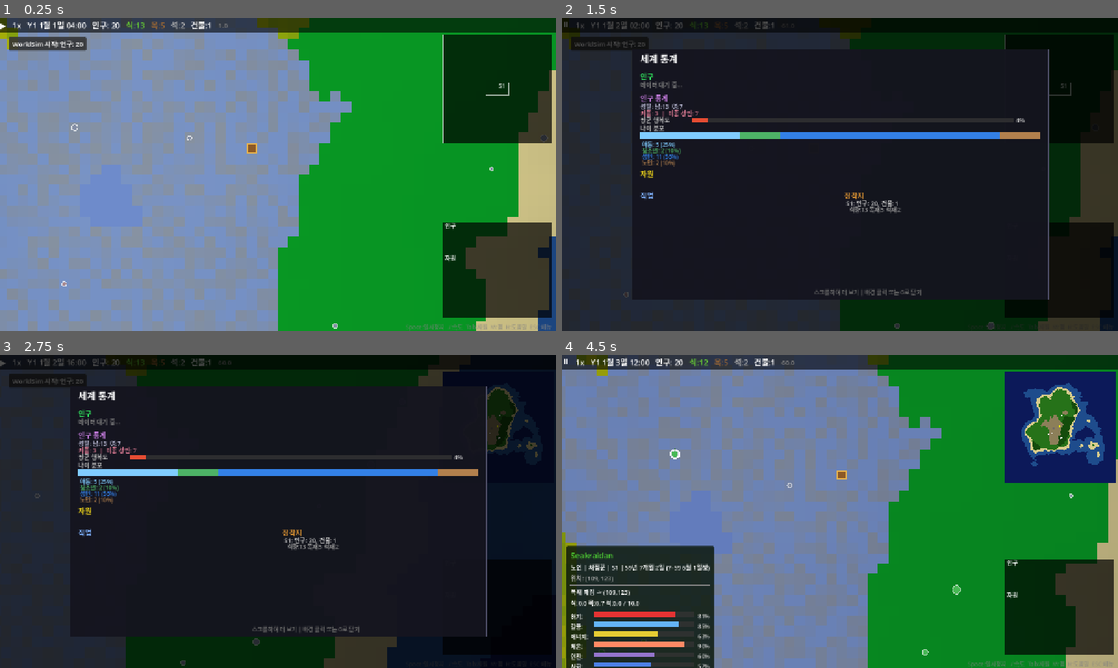
Above: before the commit, frames 1-4 (two rows, left to right).
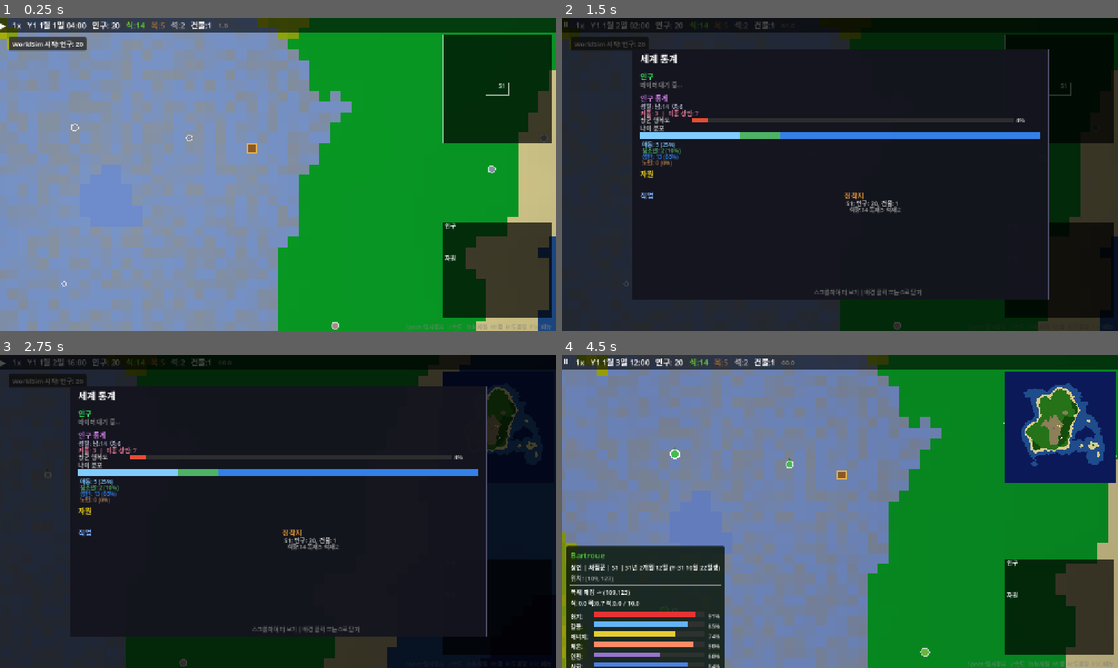
Above: after the commit, the same moments.

Repository: hyunlord/new-world
Game: Godot game, scene res://scenes/main/main.tscn
The game is run twice, just before and just after one commit, with the same random seed, the same clock (stepped at 60 frames per second) and the same inputs.
Inputs (mouse positions are in pixels of both pictures, inside the frame that each line leads up to):
- Up to frame 1 (0.25 s): no input
- Up to frame 2 (1.5 s): tap Enter at 0.5 s; drag from (1056, 89) to (895, 105) at 0.52 s; drag from (1056, 271) to (812, 237) at 1.27 s
- Up to frame 3 (2.75 s): tap Space at 2 s; move the mouse to (278, 511) at 2.02 s; hold D from 2.03 s (still down); tap 0 at 2.1 s; click (278, 511) at 2.17 s
- Up to frame 4 (4.5 s): release D at 2.75 s; drag from (812, 574) to (673, 464) at 2.77 s; tap Enter at 3.5 s; move the mouse to (1006, 558) at 3.52 s; hold A 3.53-4.25 s; tap G at 3.6 s; tap Space at 3.77 s; drag from (673, 464) to (756, 433) at 4.27 s

The runs differ from the first frame. In frame 1, less than 0.1% of the frame differs, in the area x 11-90%, y 1-100%; in frame 2, 0.3%; in frame 3, 0.3%; in frame 4, 1.6%, in the area x 1-100%, y 1-100%.

Commit message:
fix(values): fix HEXACO_SEED_MAP key mismatch + simplify initialize_values — T-VBug13
Root cause: all HEXACO_SEED_MAP facet keys missing axis prefix (e.g. "fairness"
vs "H_fairness") causing .get() fallback to 0.5 → hs≈0 → values stuck near 0.

T-VBug13a (value_defs.gd):
- Fix all 24 facet keys with correct HEXACO axis prefixes (H_/E_/X_/A_/C_/O_)
- "aesthetic_appreciation" → "O_aesthetic"

T-VBug13b (value_system.gd):
- Add _randfn_static() Box-Muller normal distribution helper
- Simplify initialize_values() to 3-term: hs×0.40 + noise×0.40 + culture×0.20
- Expected: std≈0.37, ±0.50 strong beliefs 18%, ±0.70 extreme 5%

Co-Authored-By: Claude Sonnet 4.6 <noreply@anthropic.com>

Diff:
--- a/scripts/core/value_defs.gd
+++ b/scripts/core/value_defs.gd
@@ -18,39 +18,39 @@
 ## [GPT 수치 설계 2025] facet 0~1 → z = 2*(f-0.5) → -1~+1
 ## 음수 weight = "해당 facet이 높으면 이 가치관이 낮아짐"
 const HEXACO_SEED_MAP: Dictionary = {
-	&"LAW":            { "fairness": 0.35, "prudence": 0.25, "organization": 0.20, "sincerity": 0.20 },
-	&"LOYALTY":        { "sentimentality": 0.30, "dependence": 0.25, "sincerity": 0.25, "forgivingness": 0.20 },
-	&"FAMILY":         { "sentimentality": 0.40, "dependence": 0.25, "sincerity": 0.20, "patience": 0.15 },
-	&"FRIENDSHIP":     { "sociability": 0.30, "sentimentality": 0.25, "sincerity": 0.25, "forgivingness": 0.20 },
-	&"POWER":          { "social_boldness": 0.30, "modesty": -0.35, "greed_avoidance": -0.25, "social_self_esteem": 0.10 },
-	&"TRUTH":          { "sincerity": 0.35, "fairness": 0.30, "greed_avoidance": 0.20, "prudence": 0.15 },
-	&"CUNNING":        { "sincerity": -0.30, "unconventionality": 0.25, "creativity": 0.25, "social_boldness": 0.20 },
-	&"ELOQUENCE":      { "social_boldness": 0.30, "social_self_esteem": 0.25, "sociability": 0.25, "creativity": 0.20 },
-	&"FAIRNESS":       { "fairness": 0.40, "sincerity": 0.25, "greed_avoidance": 0.20, "patience": 0.15 },
-	&"DECORUM":        { "modesty": 0.30, "patience": 0.25, "gentleness": 0.25, "prudence": 0.20 },
-	&"TRADITION":      { "prudence": 0.30, "unconventionality": -0.35, "modesty": 0.20, "patience": 0.15 },
-	&"ARTWORK":        { "aesthetic_appreciation": 0.50, "creativity": 0.30, "unconventionality": 0.20 },
-	&"COOPERATION":    { "flexibility": 0.30, "gentleness": 0.25, "patience": 0.25, "forgivingness": 0.20 },
-	&"INDEPENDENCE":   { "dependence": -0.35, "social_self_esteem": 0.25, "social_boldness": 0.20, "unconventionality": 0.20 },
-	&"STOICISM":       { "anxiety": -0.25, "fearfulness": -0.25, "sentimentality": -0.25, "patience": 0.25 },
-	&"INTROSPECTION":  { "inquisitiveness": 0.30, "aesthetic_appreciation": 0.25, "creativity": 0.25, "prudence": 0.20 },
-	&"SELF_CONTROL":   { "prudence": 0.35, "perfectionism": 0.25, "organization": 0.20, "patience": 0.20 },
-	&"TRANQUILITY":    { "anxiety": -0.30, "fearfulness": -0.20, "patience": 0.30, "gentleness": 0.20 },
-	&"HARMONY":        { "forgivingness": 0.25, "flexibility": 0.25, "gentleness": 0.25, "patience": 0.25 },
-	&"MERRIMENT":      { "liveliness": 0.40, "sociability": 0.25, "social_self_esteem": 0.20, "creativity": 0.15 },
-	&"CRAFTSMANSHIP":  { "perfectionism": 0.35, "diligence": 0.30, "aesthetic_appreciation": 0.20, "organization": 0.15 },
-	&"MARTIAL_PROWESS":{ "social_boldness": 0.30, "fearfulness": -0.30, "anxiety": -0.20, "diligence": 0.20 },
-	&"SKILL":          { "diligence": 0.30, "perfectionism": 0.25, "inquisitiveness": 0.25, "creativity": 0.20 },
-	&"HARD_WORK":      { "diligence": 0.45, "perfectionism": 0.25, "organization": 0.15, "prudence": 0.15 },
-	&"SACRIFICE":      { "greed_avoidance": 0.30, "modesty": 0.25, "sentimentality": 0.25, "sincerity": 0.20 },
-	&"COMPETITION":    { "social_boldness": 0.30, "social_self_esteem": 0.25, "modesty": -0.25, "liveliness": 0.20 },
-	&"PERSEVERANCE":   { "diligence": 0.35, "patience": 0.30, "fearfulness": -0.20, "prudence": 0.15 },
-	&"LEISURE":        { "liveliness": 0.30, "sociability": 0.25, "diligence": -0.25, "aesthetic_appreciation": 0.20 },
-	&"COMMERCE":       { "social_boldness": 0.25, "greed_avoidance": -0.30, "sociability": 0.25, "organization": 0.20 },
-	&"ROMANCE":        { "sentimentality": 0.35, "aesthetic_appreciation": 0.25, "sociability": 0.20, "creativity": 0.20 },
-	&"KNOWLEDGE":      { "inquisitiveness": 0.45, "creativity": 0.25, "diligence": 0.15, "unconventionality": 0.15 },
-	&"NATURE":         { "aesthetic_appreciation": 0.35, "sentimentality": 0.25, "inquisitiveness": 0.20, "unconventionality": 0.20 },
-	&"PEACE":          { "gentleness": 0.30, "forgivingness": 0.25, "patience": 0.25, "fearfulness": 0.20 },
+	&"LAW":            { "H_fairness": 0.35, "C_prudence": 0.25, "C_organization": 0.20, "H_sincerity": 0.20 },
+	&"LOYALTY":        { "E_sentimentality": 0.30, "E_dependence": 0.25, "H_sincerity": 0.25, "A_forgivingness": 0.20 },
+	&"FAMILY":         { "E_sentimentality": 0.40, "E_dependence": 0.25, "H_sincerity": 0.20, "A_patience": 0.15 },
+	&"FRIENDSHIP":     { "X_sociability": 0.30, "E_sentimentality": 0.25, "H_sincerity": 0.25, "A_forgivingness": 0.20 },
+	&"POWER":          { "X_social_boldness": 0.30, "H_modesty": -0.35, "H_greed_avoidance": -0.25, "X_social_self_esteem": 0.10 },
+	&"TRUTH":          { "H_sincerity": 0.35, "H_fairness": 0.30, "H_greed_avoidance": 0.20, "C_prudence": 0.15 },
+	&"CUNNING":        { "H_sincerity": -0.30, "O_unconventionality": 0.25, "O_creativity": 0.25, "X_social_boldness": 0.20 },
+	&"ELOQUENCE":      { "X_social_boldness": 0.30, "X_social_self_esteem": 0.25, "X_sociability": 0.25, "O_creativity": 0.20 },
+	&"FAIRNESS":       { "H_fairness": 0.40, "H_sincerity": 0.25, "H_greed_avoidance": 0.20, "A_patience": 0.15 },
+	&"DECORUM":        { "H_modesty": 0.30, "A_patience": 0.25, "A_gentleness": 0.25, "C_prudence": 0.20 },
+	&"TRADITION":      { "C_prudence": 0.30, "O_unconventionality": -0.35, "H_modesty": 0.20, "A_patience": 0.15 },
+	&"ARTWORK":        { "O_aesthetic": 0.50, "O_creativity": 0.30, "O_unconventionality": 0.20 },
+	&"COOPERATION":    { "A_flexibility": 0.30, "A_gentleness": 0.25, "A_patience": 0.25, "A_forgivingness": 0.20 },
+	&"INDEPENDENCE":   { "E_dependence": -0.35, "X_social_self_esteem": 0.25, "X_social_boldness": 0.20, "O_unconventionality": 0.20 },
+	&"STOICISM":       { "E_anxiety": -0.25, "E_fearfulness": -0.25, "E_sentimentality": -0.25, "A_patience": 0.25 },
+	&"INTROSPECTION":  { "O_inquisitiveness": 0.30, "O_aesthetic": 0.25, "O_creativity": 0.25, "C_prudence": 0.20 },
+	&"SELF_CONTROL":   { "C_prudence": 0.35, "C_perfectionism": 0.25, "C_organization": 0.20, "A_patience": 0.20 },
+	&"TRANQUILITY":    { "E_anxiety": -0.30, "E_fearfulness": -0.20, "A_patience": 0.30, "A_gentleness": 0.20 },
+	&"HARMONY":        { "A_forgivingness": 0.25, "A_flexibility": 0.25, "A_gentleness": 0.25, "A_patience": 0.25 },
+	&"MERRIMENT":      { "X_liveliness": 0.40, "X_sociability": 0.25, "X_social_self_esteem": 0.20, "O_creativity": 0.15 },
+	&"CRAFTSMANSHIP":  { "C_perfectionism": 0.35, "C_diligence": 0.30, "O_aesthetic": 0.20, "C_organization": 0.15 },
+	&"MARTIAL_PROWESS":{ "X_social_boldness": 0.30, "E_fearfulness": -0.30, "E_anxiety": -0.20, "C_diligence": 0.20 },
+	&"SKILL":          { "C_diligence": 0.30, "C_perfectionism": 0.25, "O_inquisitiveness": 0.25, "O_creativity": 0.20 },
+	&"HARD_WORK":      { "C_diligence": 0.45, "C_perfectionism": 0.25, "C_organization": 0.15, "C_prudence": 0.15 },
+	&"SACRIFICE":      { "H_greed_avoidance": 0.30, "H_modesty": 0.25, "E_sentimentality": 0.25, "H_sincerity": 0.20 },
+	&"COMPETITION":    { "X_social_boldness": 0.30, "X_social_self_esteem": 0.25, "H_modesty": -0.25, "X_liveliness": 0.20 },
+	&"PERSEVERANCE":   { "C_diligence": 0.35, "A_patience": 0.30, "E_fearfulness": -0.20, "C_prudence": 0.15 },
+	&"LEISURE":        { "X_liveliness": 0.30, "X_sociability": 0.25, "C_diligence": -0.25, "O_aesthetic": 0.20 },
+	&"COMMERCE":       { "X_social_boldness": 0.25, "H_greed_avoidance": -0.30, "X_sociability": 0.25, "C_organization": 0.20 },
+	&"ROMANCE":        { "E_sentimentality": 0.35, "O_aesthetic": 0.25, "X_sociability": 0.20, "O_creativity": 0.20 },
+	&"KNOWLEDGE":      { "O_inquisitiveness": 0.45, "O_creativity": 0.25, "C_diligence": 0.15, "O_unconventionality": 0.15 },
+	&"NATURE":         { "O_aesthetic": 0.35, "E_sentimentality": 0.25, "O_inquisitiveness": 0.20, "O_unconventionality": 0.20 },
+	&"PEACE":          { "A_gentleness": 0.30, "A_forgivingness": 0.25, "A_patience": 0.25, "E_fearfulness": 0.20 },
 }
 
 ## ── 가치관 충돌 쌍 [Haidt (2012)] ──────────────────────
--- a/scripts/systems/value_system.gd
+++ b/scripts/systems/value_system.gd
@@ -48,6 +48,14 @@
 	return seed
 
 
+## Box-Muller 정규분포 생성 (static용)
+static func _randfn_static(rng: RandomNumberGenerator, mean: float, std: float) -> float:
+	var u1: float = maxf(rng.randf(), 0.0001)
+	var u2: float = rng.randf()
+	var z: float = sqrt(-2.0 * log(u1)) * cos(2.0 * PI * u2)
+	return mean + std * z
+
+
 ## SimulationEngine 등록용 — 시스템 초기화
 func init(entity_manager, settlement_manager = null) -> void:
 	system_name = "value_system"
@@ -140,19 +148,16 @@
 		if culture_values != null:
 			culture = culture_values.get(vkey, 0.0)
 
-		## [Schwartz 1992] noise 범위 확대 + hexaco_seed 증폭
-		## HEXACO facet이 mean=0.5 std=0.15로 생성되어 seed가 너무 작음
-		## → genetic/hexaco 항에 3.0 증폭, noise를 ±0.70으로 확대해 std ~0.33 확보
-		var noise: float = rng.randf_range(-0.70, 0.70)
-		var c_w: float = CULTURE_WEIGHT if culture_values != null else 0.0
-		var remaining: float = 1.0 - c_w
-		var scale: float = remaining / (GENETIC_WEIGHT + HEXACO_WEIGHT + NOISE_WEIGHT)
+		## [Schwartz 1992] 3항 합산: 성향 40% + 문화 20% + 개인차 노이즈 40%
+		## hexaco_seed(hs)가 개인 성향 방향을 결정, noise가 개인 다양성을 만듦
 		var hs: float = hexaco_seed.get(vkey, 0.0)
+		var noise: float = _randfn_static(rng, 0.0, 0.50)
+		var culture_contrib: float = culture * 0.20 if culture_values != null else 0.0
 		var final_val: float = clampf(
-			genetic  * (GENETIC_WEIGHT * scale * 3.0)
-			+ culture  * c_w
-			+ hs       * (HEXACO_WEIGHT * scale * 3.0)
-			+ noise    * (NOISE_WEIGHT * scale),
+			hs      * 0.40
+			+ noise   * 0.40
+			+ culture_contrib
+			+ (genetic - hs) * 0.20,
 			-1.0, 1.0
 		)
 		result[vkey] = final_val
Not shown, changed: PROGRESS.md
